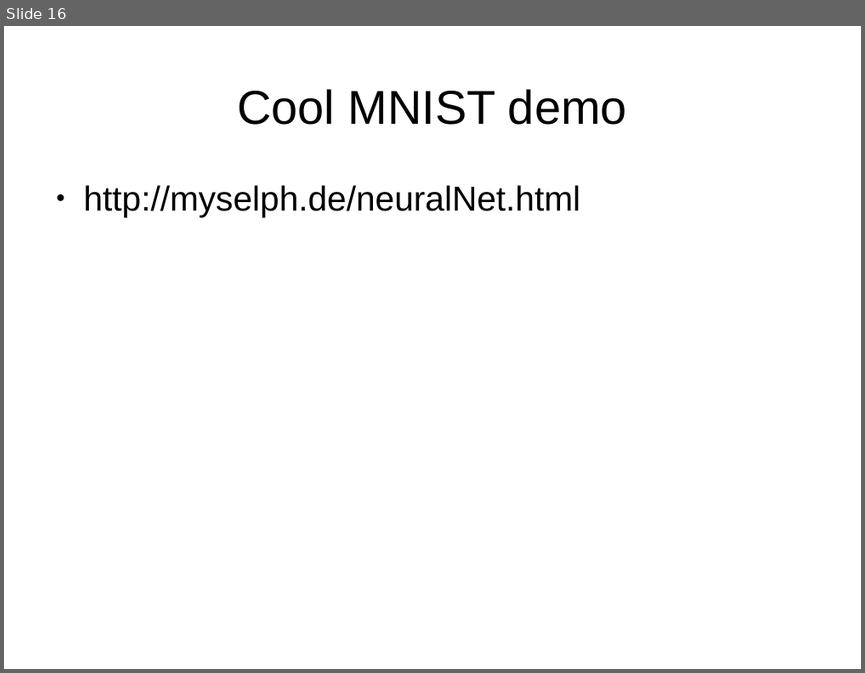
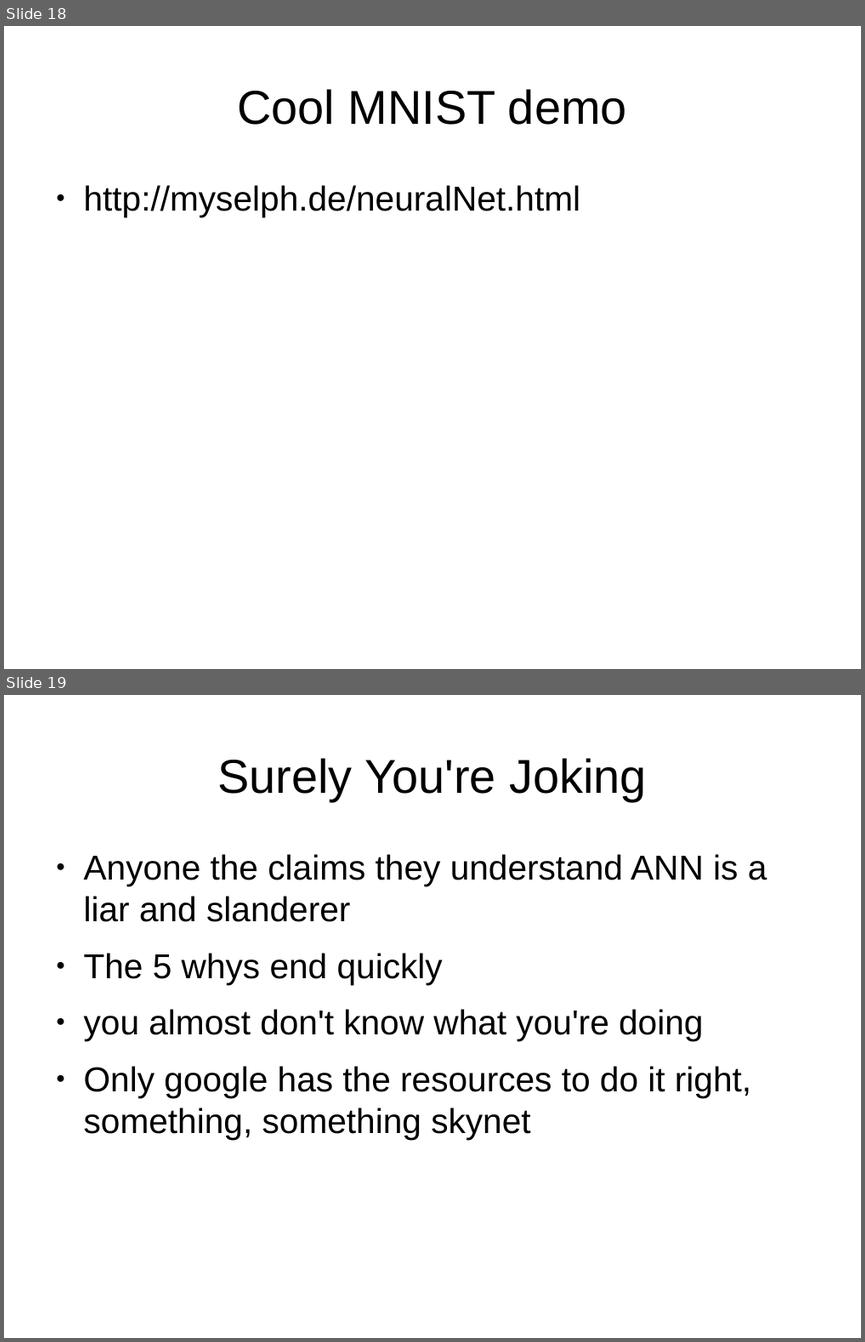
Before and after one commit to gmicros/annBrownBag, a slide deck: pres.odp. Shown one above the other, each under a label of ours: slide 16 before the commit, slides 18 and 19 after it. The pictures are 865x673 and 865x1342 pixels, drawn with LibreOffice and Linux fonts; fonts in the diff are those of the drawing. Boxes give left, top, right and bottom in pixels: in the first picture for what was removed or moved away, otherwise in the second. Text is boxed around its words. In the diff, an @@ line names an element or a change of style, - is before the commit and + after.

```diff
--- a/pres.odp
+++ b/pres.odp
@@ slide 19 added at [4,695,861,1338], background #FFFFFF @@
@@ title added at [217,758,646,801], 44 pt, text #000000 @@
+Surely You're Joking
@@ text added at [84,854,767,1140], 32 pt, text #000000 @@
+● Anyone the claims they understand ANN is a liar and slanderer
+● The 5 whys end quickly
+● you almost don't know what you're doing
+● Only google has the resources to do it right, something, something skynet
@@ what was slide 16 is now slide 18 @@
```
Also in this commit, not shown: 4 slides changed, 2 other slides added, 10 other files.
